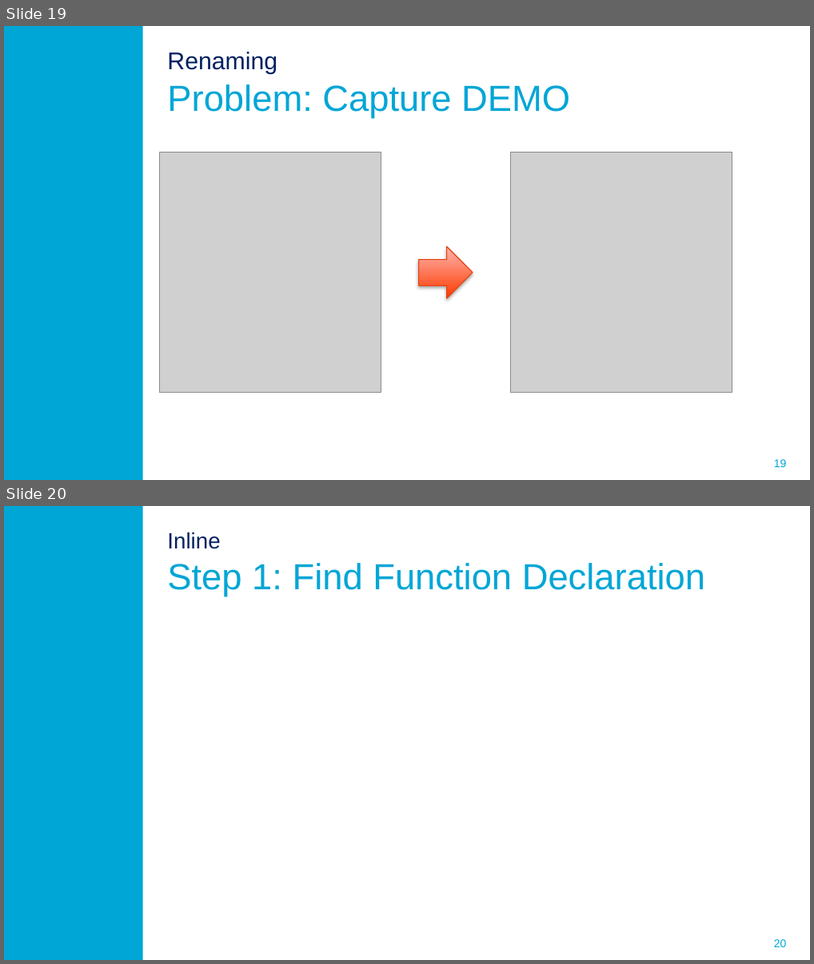
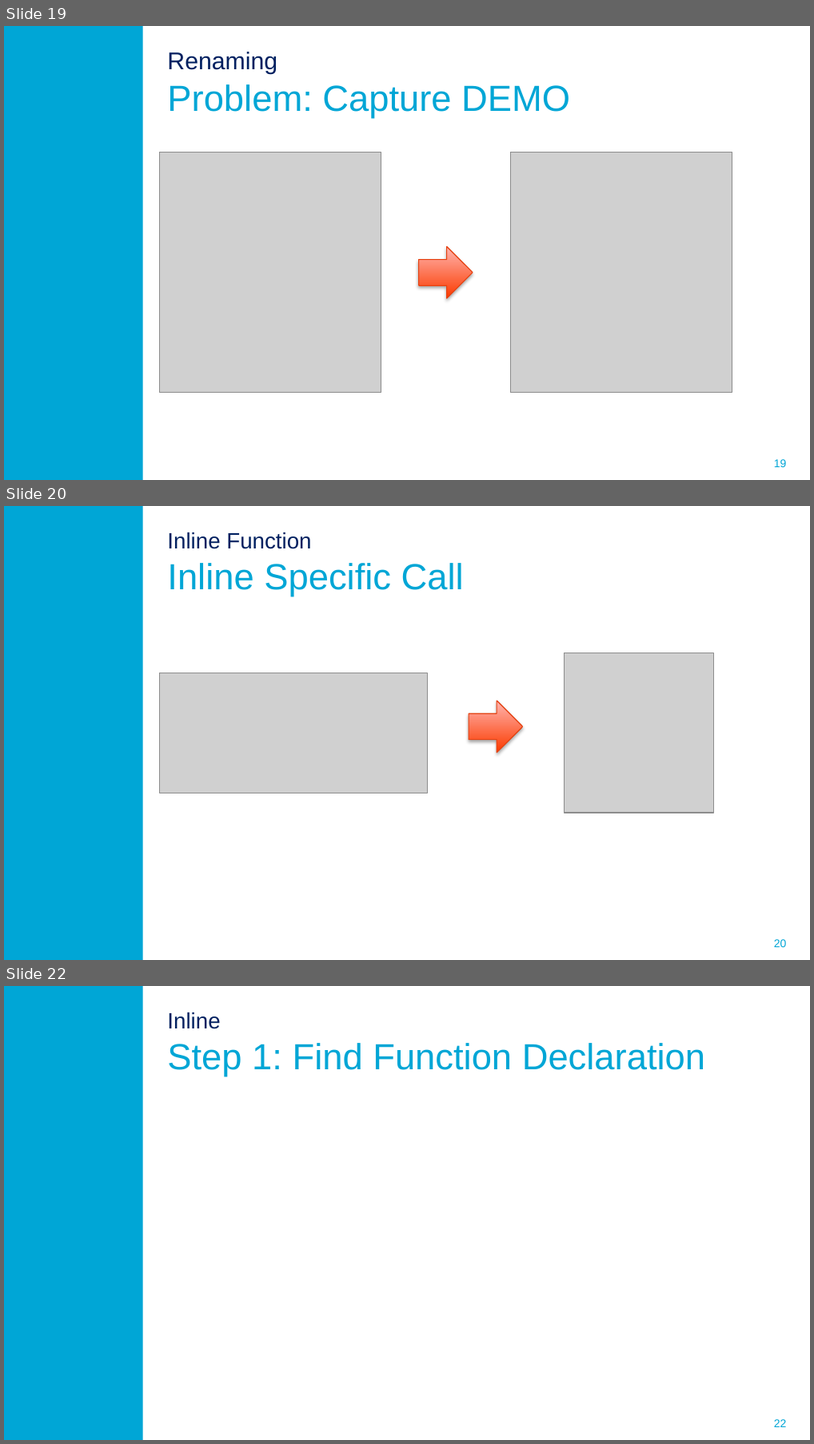
Before and after one commit to ProMisDev/metaborg-tiger, a slide deck: presentation/Misteli_Refactoring_in_Spoofax.pptx. Shown one above the other, each under a label of ours: slides 19 and 20 before the commit, slides 19, 20 and 22 after it; the slides between them are not shown. The pictures are 814x964 and 814x1444 pixels, drawn with LibreOffice and Linux fonts; fonts in the diff are those of the drawing; grey boxes stand for pictures; background and template pictures are left out. Boxes give left, top, right and bottom in pixels: in the first picture for what was removed or moved away, otherwise in the second. Text is boxed around its words. In the diff, an @@ line names an element or a change of style, - is before the commit and + after.

Commit message:
Add slides on inline function

```diff
--- a/presentation/Misteli_Refactoring_in_Spoofax.pptx
+++ b/presentation/Misteli_Refactoring_in_Spoofax.pptx
@@ slide 20 added at [4, 506, 810, 960], background #FFFFFF; not listed: 2 template elements that a slide beside it also shows @@
@@ title added at [167, 532, 464, 597], 32.4 pt, text #00A6D6 @@
+Inline Function
+Inline Specific Call
@@ picture added at [160, 673, 428, 792] @@
@@ picture added at [565, 652, 714, 812] @@
@@ right arrow added at [469, 700, 522, 752], fill gradient #FC3A00 to #FFB6B1, outline #E64210 0.75 pt @@
@@ what was slide 20 is now slide 22 @@
@@ page number at [774, 1419, 787, 1427]: text changed @@
-20
+22
```
Also in this commit, not shown: 1 other slide added.
